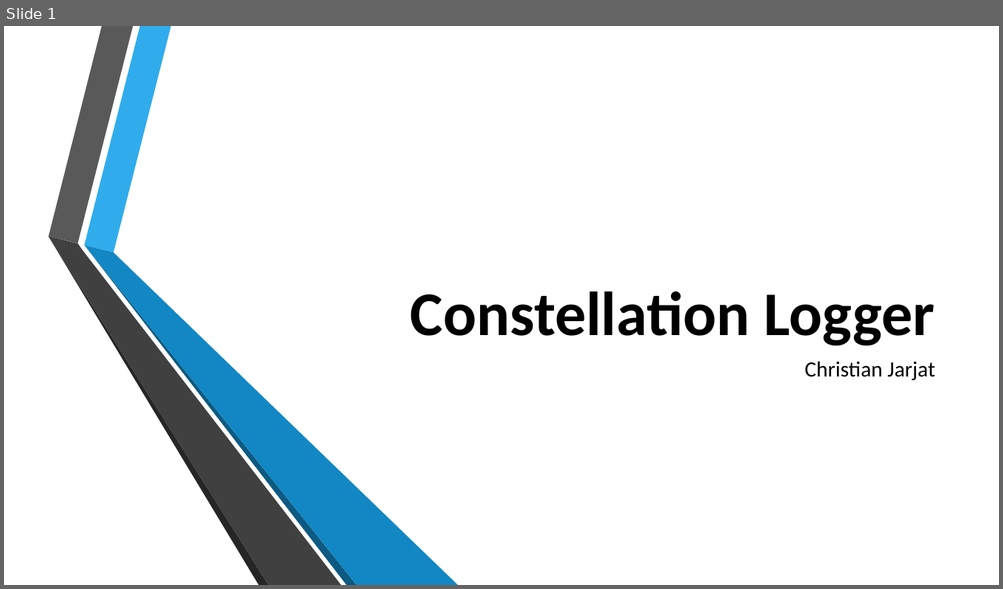
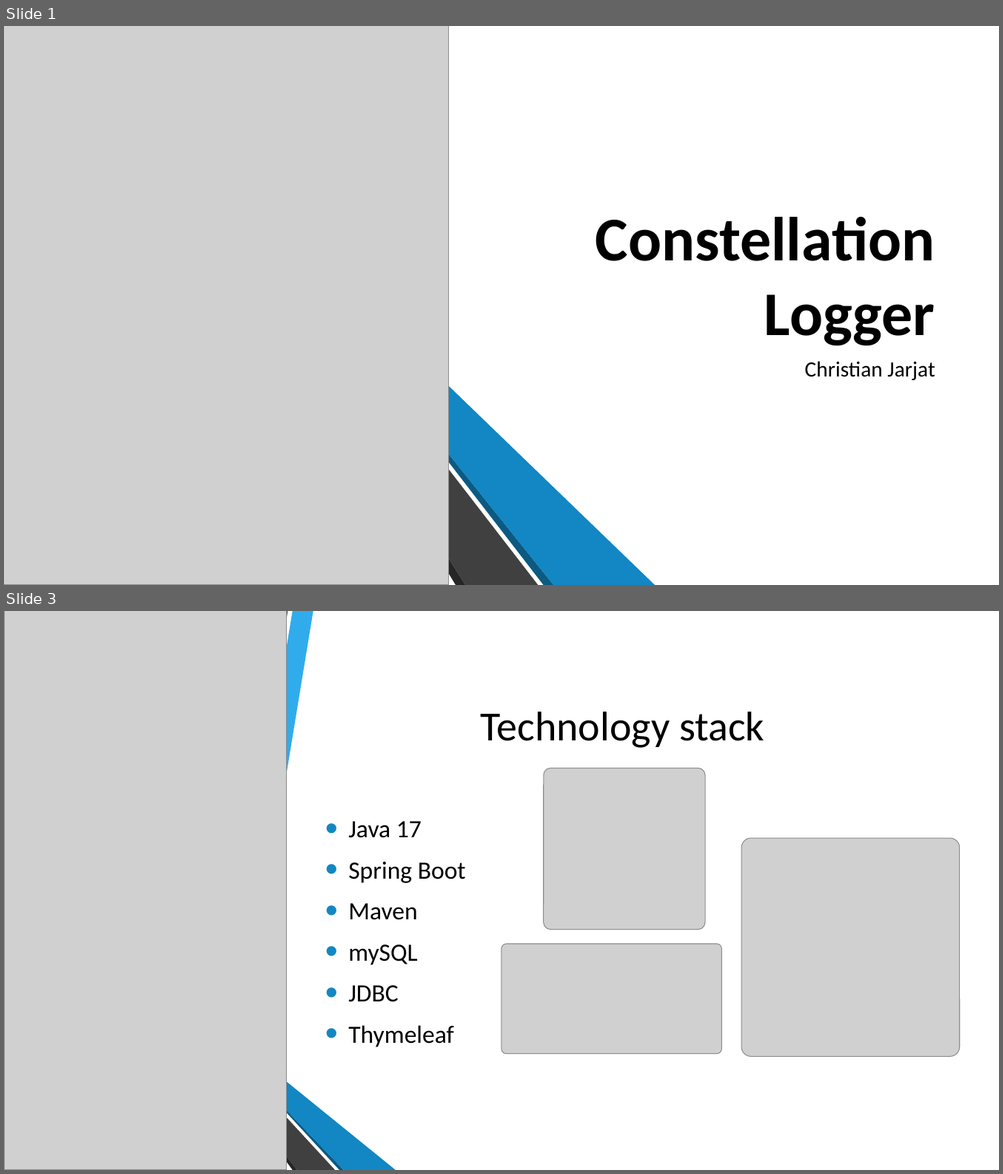
Before and after one commit to jarjc001/ConstellationLogger, a slide deck: Presentation/Jarjat-ConstellationLogger-Presentation.pptx. Shown one above the other, each under a label of ours: slide 1 before the commit, slides 1 and 3 after it; the slides between them are not shown. The pictures are 1003x589 and 1003x1174 pixels, drawn with LibreOffice and Linux fonts; fonts in the diff are those of the drawing; grey boxes stand for pictures; background and template pictures are left out. Boxes give left, top, right and bottom in pixels: in the first picture for what was removed or moved away, otherwise in the second. Text is boxed around its words. In the diff, an @@ line names an element or a change of style, - is before the commit and + after.

```diff
--- a/Presentation/Jarjat-ConstellationLogger-Presentation.pptx
+++ b/Presentation/Jarjat-ConstellationLogger-Presentation.pptx
@@ slide 3 added at (4, 611, 999, 1170), background picture (left out) @@
@@ rectangle added at (4, 611, 999, 1170), fill #FFFFFF @@
@@ picture added at (4, 611, 286, 1170) @@
@@ freeform shape added at (190, 611, 403, 1043), fill #FFFFFF @@
@@ title added at (480, 712, 764, 748), 40 pt, text #000000 @@
+Technology stack
@@ picture added at (543, 769, 706, 931) @@
@@ text added at (348, 821, 466, 1048), 24 pt, text #000000 @@
+• Java 17
+• Spring Boot
+• Maven
+• mySQL
+• JDBC
+• Thymeleaf
@@ picture added at (741, 839, 959, 1057) @@
@@ picture added at (502, 944, 722, 1054) @@
@@ group added at (16, 611, 215, 1170): 6 freeform shapes @@
@@ freeform shape added at (192, 1040, 397, 1170), fill #FFFFFF @@
@@ group added at (196, 611, 395, 1170): 6 freeform shapes @@
@@ slide 1 changed as well @@
@@ rectangle added at (4, 26, 999, 585), fill #FFFFFF @@
@@ picture added at (4, 26, 449, 585) @@
@@ title "Constellation Logger" rewrapped from (410, 292, 935, 346) to (595, 217, 935, 346) @@
@@ group added at (246, 26, 655, 585): 6 freeform shapes @@
```
Also in this commit, not shown: 5 other slides changed, 9 other slides added, 5 slides removed, 2 other files.
